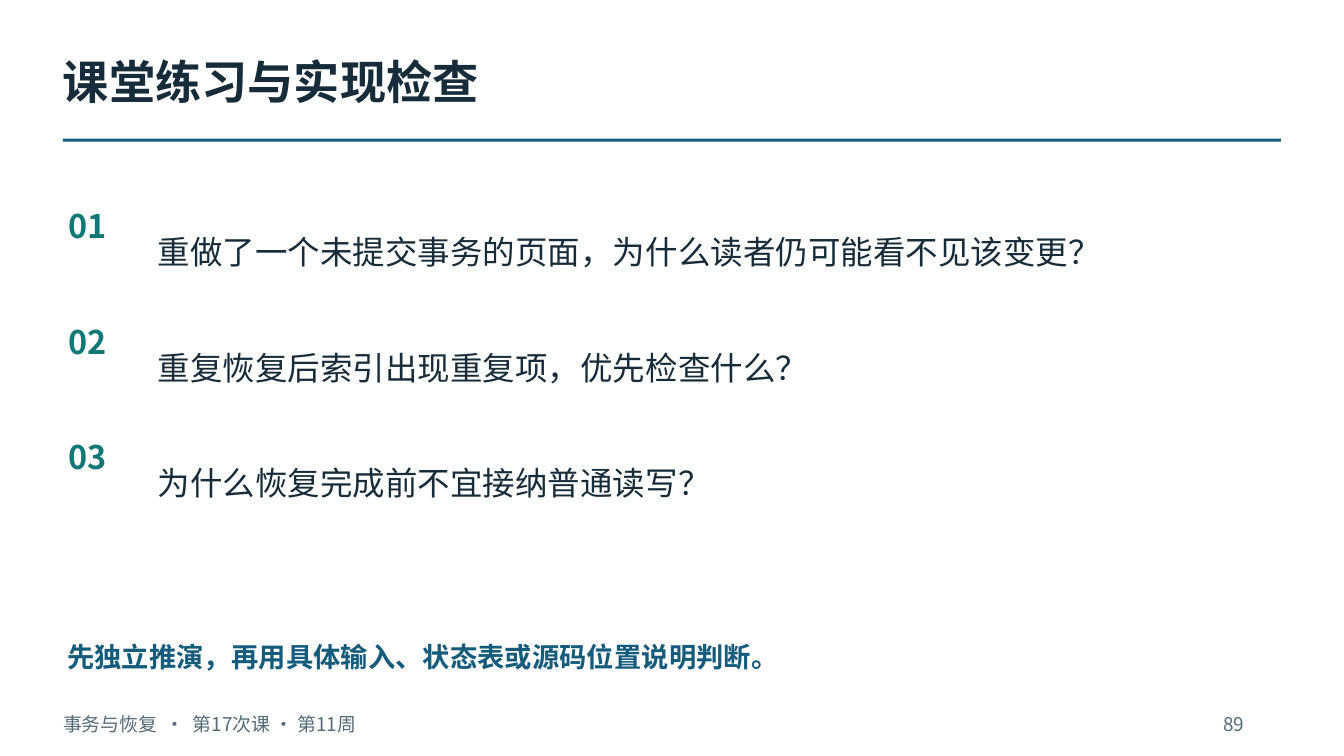
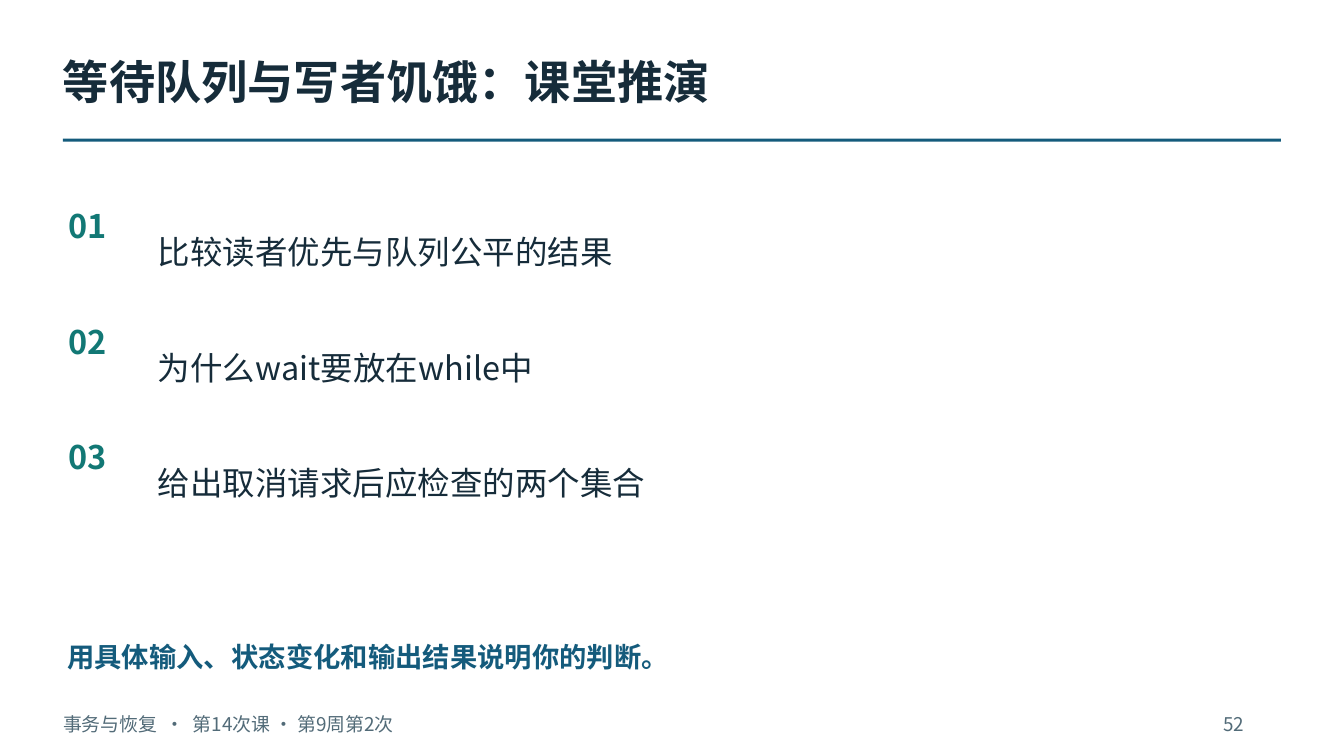
Before and after one commit to intellistream/database-kernel-course-student, a slide deck: slide 52 of 01_课件（第6版）/04_事务与恢复.pptx (slide 89 before the commit). Drawn at 1344x756 pixels with LibreOffice and Linux fonts; fonts in the diff are those of the drawing. Boxes give left, top, right and bottom in pixels: in the first picture for what was removed or moved away, otherwise in the second. Text is boxed around its words. In the diff, an @@ line names an element or a change of style, - is before the commit and + after.

```diff
--- a/01_课件（第6版）/04_事务与恢复.pptx
+++ b/01_课件（第6版）/04_事务与恢复.pptx
@@ text at [63,59,710,104]: text changed @@
-课堂练习与实现检查
+等待队列与写者饥饿：课堂推演
@@ text at [158,236,613,267]: text changed @@
-重做了一个未提交事务的页面，为什么读者仍可能看不见该变更？
+比较读者优先与队列公平的结果
@@ text at [158,352,534,383]: text changed @@
-重复恢复后索引出现重复项，优先检查什么？
+为什么wait要放在while中
@@ text at [158,467,646,498]: text changed @@
-为什么恢复完成前不宜接纳普通读写？
+给出取消请求后应检查的两个集合
@@ text at [67,643,669,670]: text changed @@
-先独立推演，再用具体输入、状态表或源码位置说明判断。
+用具体输入、状态变化和输出结果说明你的判断。
@@ text at [63,715,393,733]: text changed @@
-事务与恢复 · 第17次课 · 第11周
+事务与恢复 · 第14次课 · 第9周第2次
@@ text at [1223,717,1244,731]: text changed @@
-89
+52
```
Also in this commit, not shown: 64 other slides changed, 181 slides added, 38 slides removed, 9 other files.
